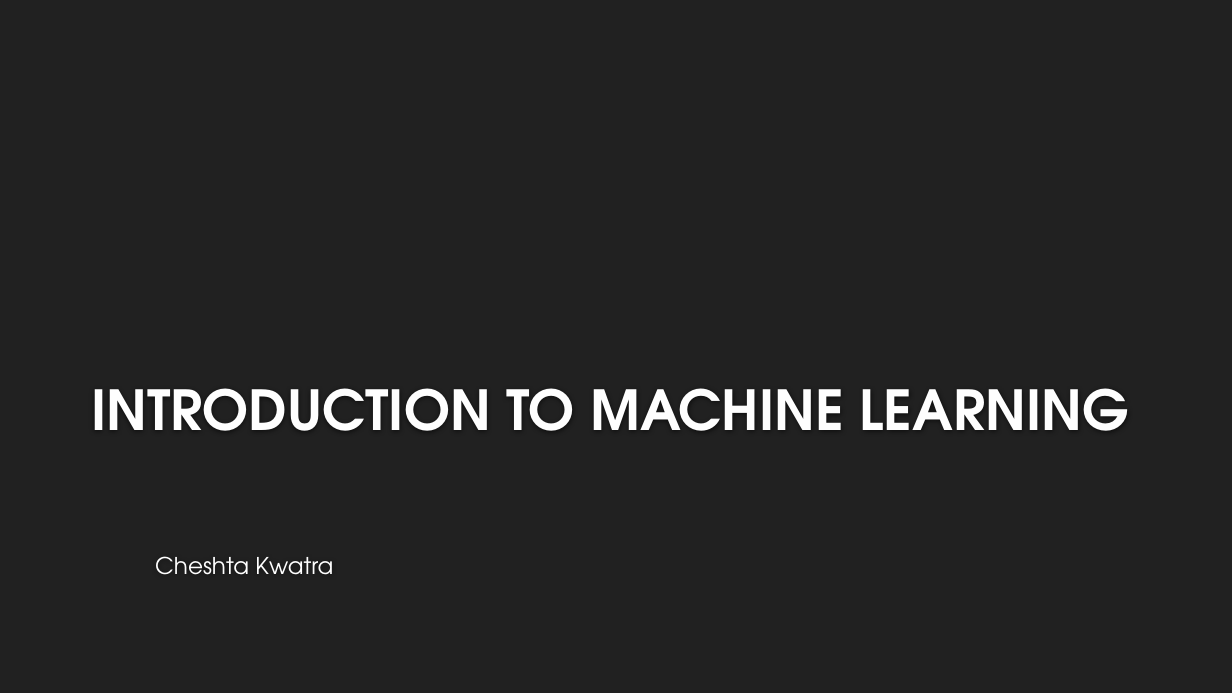
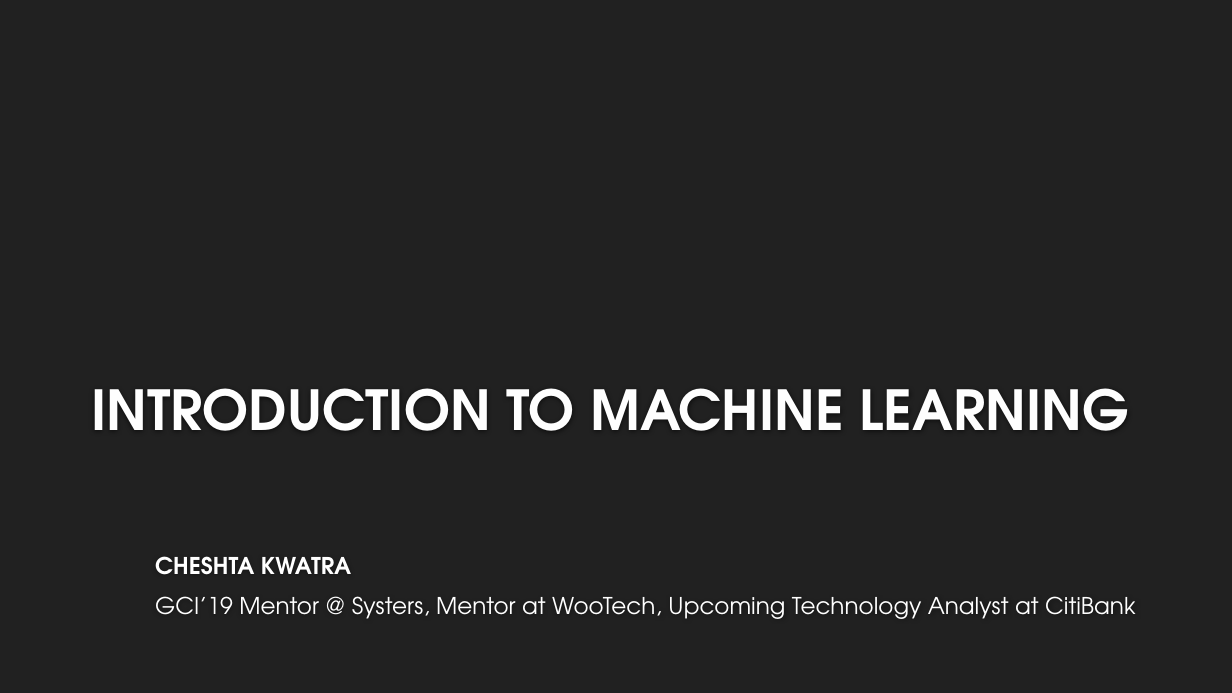
Before and after one commit to GlobalTechTalks/Intro-to-Machine-Learning, a slide deck: slide 1 of Introduction to Machine Learning.pptx. Drawn at 1232x693 pixels with LibreOffice and Linux fonts; fonts in the diff are those of the drawing; background and template pictures are left out. Boxes give left, top, right and bottom in pixels: in the first picture for what was removed or moved away, otherwise in the second. Text is boxed around its words. In the diff, an @@ line names an element or a change of style, - is before the commit and + after.

Commit message:
intro to python

```diff
--- a/Introduction to Machine Learning.pptx
+++ b/Introduction to Machine Learning.pptx
@@ subtitle at [155, 556, 1136, 619]: text changed @@
-Cheshta Kwatra
+CHESHTA KWATRA
+GCI’19 Mentor @ Systers, Mentor at WooTech, Upcoming Technology Analyst at CitiBank
```
Also in this commit, not shown: 1 other slide changed, 1 slide added, 1 other file.
